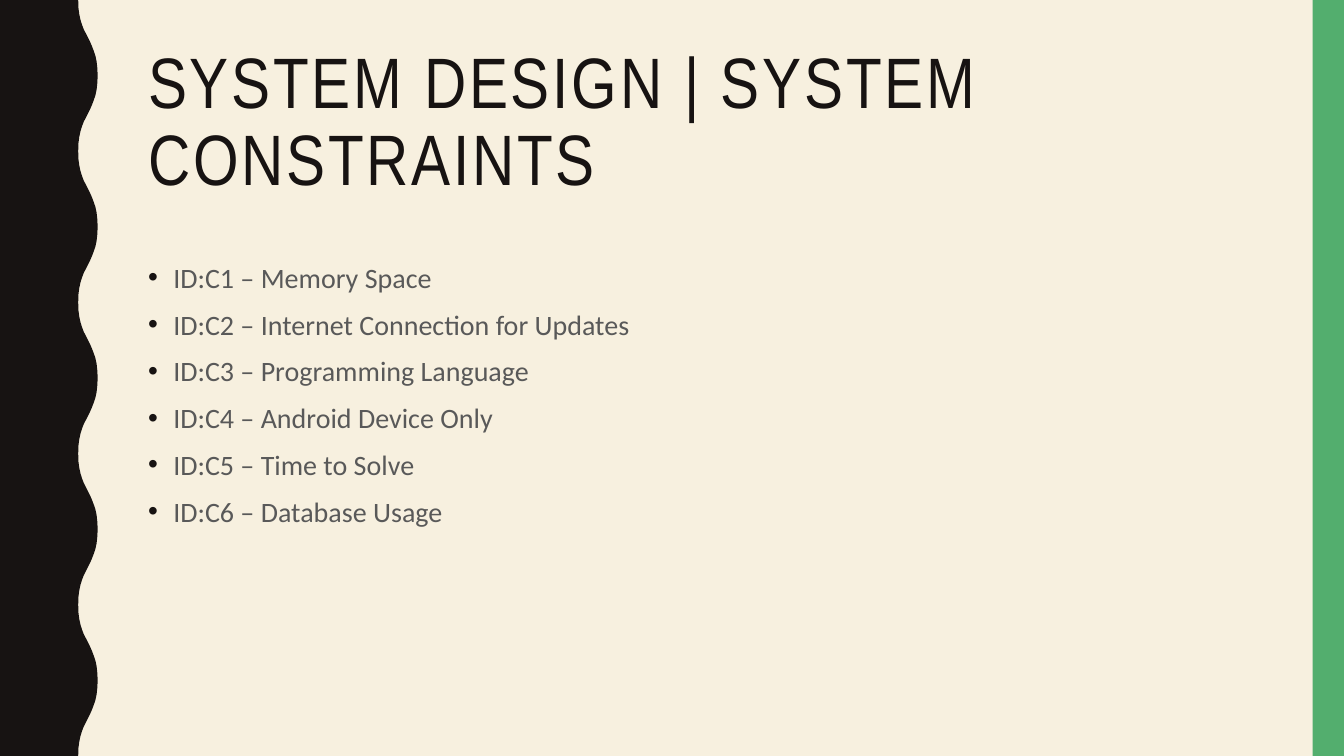
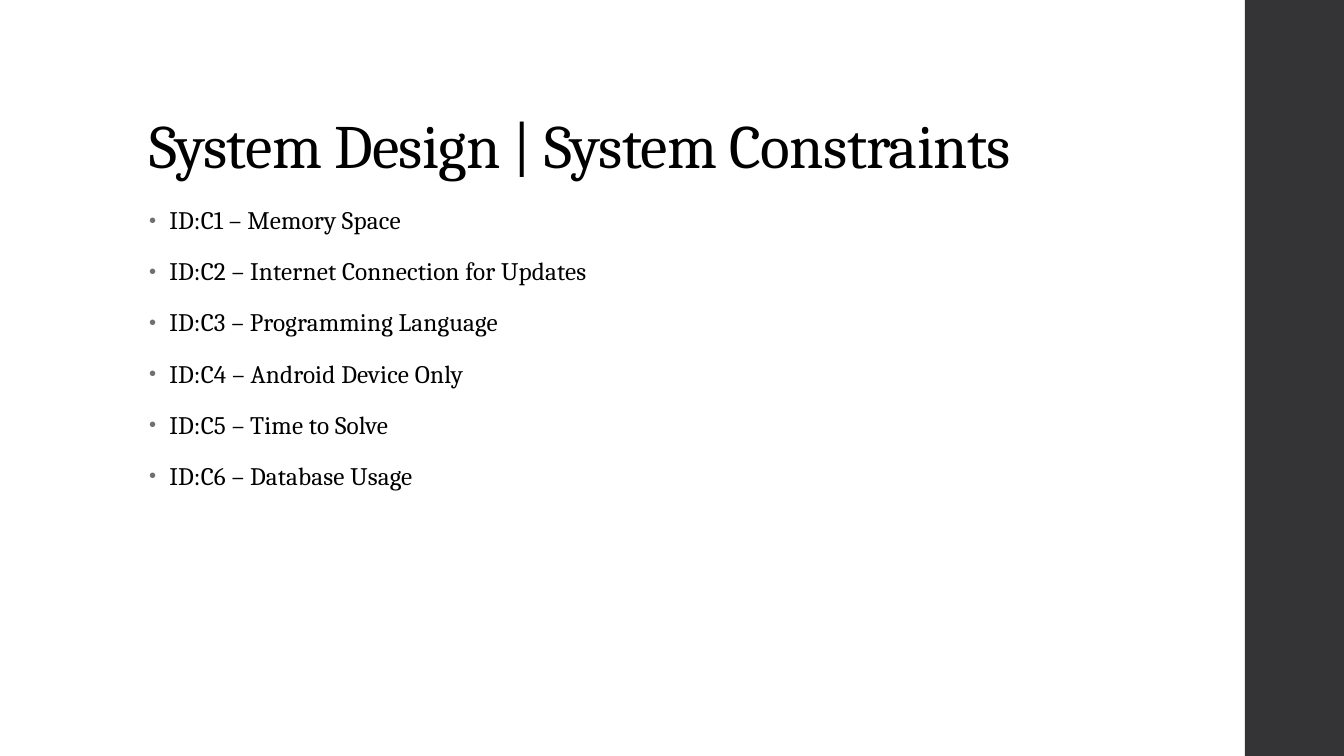
Before and after one commit to dakoval/Sudoku, a slide deck: slide 11 of Project Report/Final Project Report Presentation.pptx. Drawn at 1344x756 pixels with LibreOffice and Linux fonts; fonts in the diff are those of the drawing. Boxes give left, top, right and bottom in pixels: in the first picture for what was removed or moved away, otherwise in the second. Text is boxed around its words. In the diff, an @@ line names an element or a change of style, - is before the commit and + after.

```diff
--- a/Project Report/Final Project Report Presentation.pptx
+++ b/Project Report/Final Project Report Presentation.pptx
@@ background #F7F0DF to #FFFFFF @@
@@ freeform shape removed at (0,0,98,756) @@
@@ rectangle: place and size @@
-rectangle at (1313,0,1344,756)
+rectangle at (1245,0,1344,756)
@@ rectangle at (1245,0,1344,756): fill #53AE6E to #353537 @@
@@ title "System Design | System Constraints" at (149,126,1011,181): vertical alignment top to bottom @@
@@ title at (149,126,1011,181): text changed; size 51 to 44 pt; font Arial Narrow to Cambria; text colour #171312 to #000000 @@
-SYSTEM DESIGN | SYSTEM CONSTRAINTS
+System Design | System Constraints
@@ text "ID:C1 – Memory Space": place and size @@
-text "ID:C1 – Memory Space" at (173,270,630,527)
+text "ID:C1 – Memory Space" at (169,212,586,491)
@@ text "ID:C1 – Memory Space" at (169,212,586,491): size 20 to 18 pt, font Calibri to Cambria, text colour #595959 to #000000, letter spacing 0 to 0.1 pt; indent changed; line spacing 1.1 to 0.95; more space between paragraphs; bullet colour #171312 to #6F6F74 @@
```
Also in this commit, not shown: 21 other slides changed, 1 other file.
